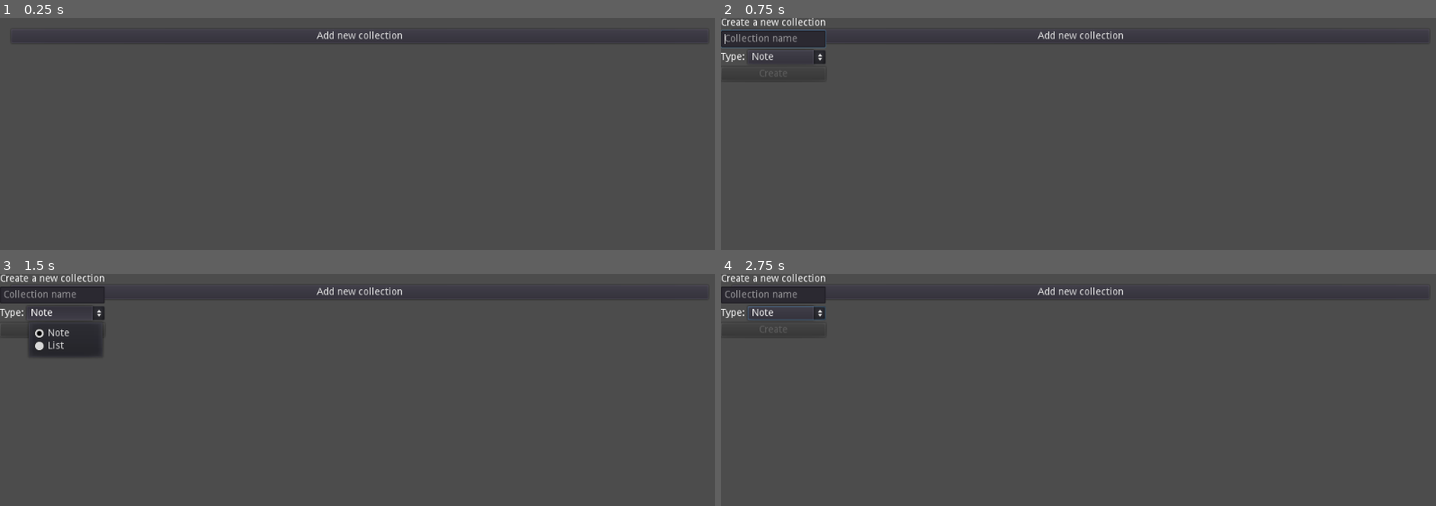
Above: before the commit, frames 1-4 (two rows, left to right).
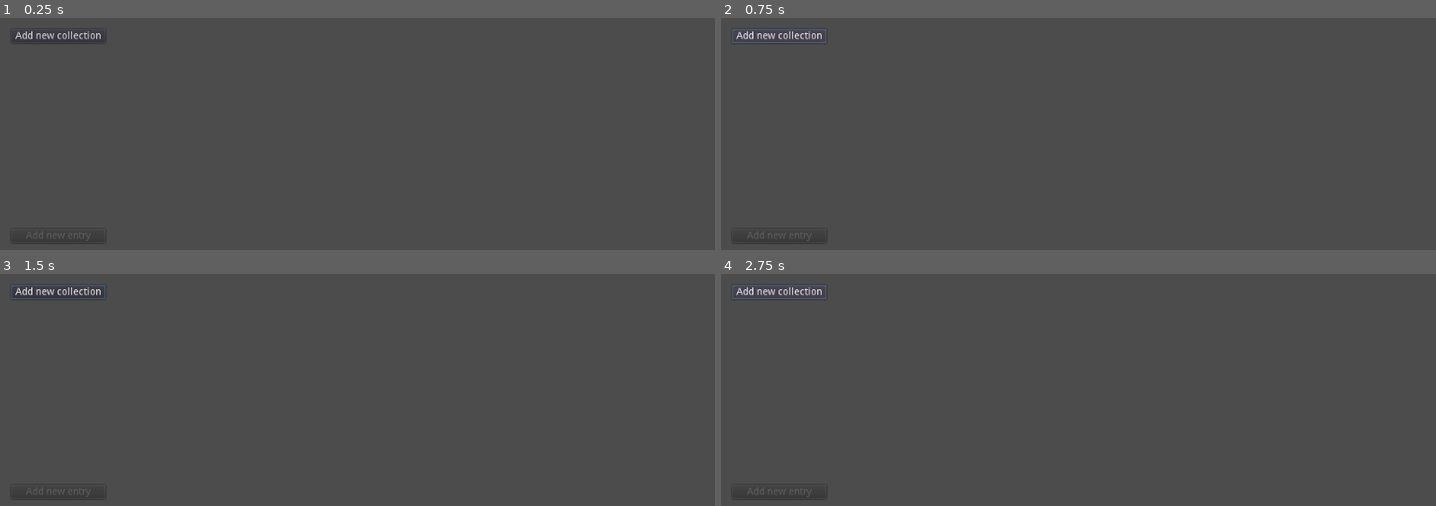
Above: after the commit, the same moments.

Repository: b7g/warm_bee
Game: Godot game, scene res://warm_bee.tscn
Two runs of this game, one before a commit and one after it. Both use one fixed random seed, a clock stepped at 60 frames per second and the inputs below.
Inputs (mouse positions are in pixels of both pictures, inside the frame that each line leads up to):
- Up to frame 1 (0.25 s): no input
- Up to frame 2 (0.75 s): click "Add new collection" at 0.5 s
- Up to frame 3 (1.5 s): click (64, 313) at 1.25 s, where only the run before the commit has a clickable "Note"
- Up to frame 4 (2.75 s): click "Add new collection" at 2 s

The runs differ from the first frame. In frame 1, 0.6% of the frame differs, in the area x 2-95%, y 5-11%; in frame 2, 2.0%; in frame 3, 3.1%, in the area x 0-95%, y 0-36%; in frame 4, 1.9%.

Commit message:
Rethinking the structure
- Entries have a type, not collections
- Created ui component entry_button
- little datatype/structure documentation in Structure singleton

Diff:
--- a/godot/dialog/add_collection.gd
+++ /dev/null
@@ -1,30 +0,0 @@
-extends Control
-
-var _main: Control
-
-onready var _txt_collection_name: LineEdit = $VC/LineEditName
-onready var _opt_collection_type: OptionButton = $VC/HC/OptionButtonType
-onready var _btn_create: Button = $VC/ButtonCreate
-
-
-func _ready() -> void:
-	for type_id in Structure.get_collection_types().size():
-		_opt_collection_type.add_item(Structure.get_collection_type_display_names()[type_id])
-	_txt_collection_name.grab_focus()
-
-
-func set_main_ref(main: Control) -> void:
-	_main = main
-
-
-func _on_LineEditName_text_changed(new_text: String) -> void:
-	_btn_create.disabled = new_text.empty()
-
-
-func _on_ButtonCreate_pressed() -> void:
-	var collection_name: String = _txt_collection_name.text
-	var collection_type: int = _opt_collection_type.selected
-	if collection_name.empty():
-		return
-	_main.create_collection(collection_name, collection_type)
-	queue_free()
--- /dev/null
+++ b/godot/dialog/add_entry.gd
@@ -0,0 +1,30 @@
+extends Control
+
+var _main: Control
+
+onready var _txt_entry_name: LineEdit = $VC/LineEditName
+onready var _opt_entry_type: OptionButton = $VC/HC/OptionButtonType
+onready var _btn_create: Button = $VC/ButtonCreate
+
+
+func _ready() -> void:
+	for type_id in Structure.get_entry_types().size():
+		_opt_entry_type.add_item(Structure.get_entry_type_display_names()[type_id])
+	_txt_entry_name.grab_focus()
+
+
+func set_main_ref(main: Control) -> void:
+	_main = main
+
+
+func _on_LineEditName_text_changed(new_text: String) -> void:
+	_btn_create.disabled = new_text.empty()
+
+
+func _on_ButtonCreate_pressed() -> void:
+	var entry_name: String = _txt_entry_name.text
+	var entry_type: int = _opt_entry_type.selected
+	if entry_name.empty():
+		return
+	_main.create_entry(entry_name, entry_type)
+	queue_free()
--- a/godot/dialog/add_collection.tscn
+++ b/godot/dialog/add_entry.tscn
@@ -1,8 +1,8 @@
 [gd_scene load_steps=2 format=2]
 
-[ext_resource path="res://dialog/add_collection.gd" type="Script" id=1]
+[ext_resource path="res://dialog/add_entry.gd" type="Script" id=1]
 
-[node name="AddCollectionDialog" type="Control"]
+[node name="AddEntryDialog" type="Control"]
 anchor_right = 1.0
 anchor_bottom = 1.0
 script = ExtResource( 1 )
@@ -12,19 +12,19 @@
 margin_bottom = 40.0
 
 [node name="LabelDescription" type="Label" parent="VC"]
-margin_right = 149.0
+margin_right = 119.0
 margin_bottom = 14.0
-text = "Create a new collection"
+text = "Create a new entry"
 
 [node name="LineEditName" type="LineEdit" parent="VC"]
 margin_top = 18.0
-margin_right = 149.0
+margin_right = 119.0
 margin_bottom = 42.0
-placeholder_text = "Collection name"
+placeholder_text = "Entry name"
 
 [node name="HC" type="HBoxContainer" parent="VC"]
 margin_top = 46.0
-margin_right = 149.0
+margin_right = 119.0
 margin_bottom = 66.0
 
 [node name="LabelType" type="Label" parent="VC/HC"]
@@ -35,13 +35,13 @@
 
 [node name="OptionButtonType" type="OptionButton" parent="VC/HC"]
 margin_left = 38.0
-margin_right = 149.0
+margin_right = 119.0
 margin_bottom = 20.0
 size_flags_horizontal = 3
 
 [node name="ButtonCreate" type="Button" parent="VC"]
 margin_top = 70.0
-margin_right = 149.0
+margin_right = 119.0
 margin_bottom = 90.0
 disabled = true
 text = "Create"
--- a/godot/singleton/structure.gd
+++ b/godot/singleton/structure.gd
@@ -1,13 +1,21 @@
 extends Node
 
-enum COLLECTION_TYPES { NOTE, LIST }
+#
+#	collections = []
+#	collection = { name: String, entries = [entry, ...] }
+#	entry (type note) = { name: String, type: int, text: String }
+#	entry (type list) = { name: String, type: int, content = [list_item, ...]}
+#	list_item = { text: String, is_urgent: bool, is_important: bool }
+#
 
-var _collection_names: Array = ["Note", "List"]
+enum ENTRY_TYPES { NOTE, LIST }
+
+const ENTRY_TYPE_NAMES: Array = ["Note", "List"]
 
 
-func get_collection_types() -> Dictionary:
-	return COLLECTION_TYPES.duplicate()
+func get_entry_types() -> Dictionary:
+	return ENTRY_TYPES.duplicate()
 
 
-func get_collection_type_display_names() -> Array:
-	return _collection_names.duplicate()
+func get_entry_type_display_names() -> Array:
+	return ENTRY_TYPE_NAMES.duplicate()
--- /dev/null
+++ b/godot/ui_component/entry_button.gd
@@ -0,0 +1,21 @@
+extends Button
+
+var _main: Control
+
+var _entry: Dictionary
+
+
+func _ready() -> void:
+	text = _entry["name"]
+
+
+func set_main_ref(main: Control) -> void:
+	_main = main
+
+
+func set_entry(entry: Dictionary) -> void:
+	_entry = entry
+
+
+func _on_EntryButton_pressed() -> void:
+	_main.display_entry_content(_entry["id"])
--- /dev/null
+++ b/godot/ui_component/entry_button.tscn
@@ -0,0 +1,10 @@
+[gd_scene load_steps=2 format=2]
+
+[ext_resource path="res://ui_component/entry_button.gd" type="Script" id=1]
+
+[node name="EntryButton" type="Button"]
+anchor_right = 1.0
+anchor_bottom = 1.0
+script = ExtResource( 1 )
+
+[connection signal="pressed" from="." to="." method="_on_EntryButton_pressed"]
--- a/godot/warm_bee.gd
+++ b/godot/warm_bee.gd
@@ -2,21 +2,29 @@
 
 
 var _collections: Array = []
+var _selected_collection_index: int
 
-var _dialog_add_collection_res: Resource = preload("res://dialog/add_collection.tscn")
+var _dialog_add_entry_res: Resource = preload("res://dialog/add_entry.tscn")
 var _ui_collection_button_res: Resource = preload("res://ui_component/collection_button.tscn")
+var _ui_entry_button_res: Resource = preload("res://ui_component/entry_button.tscn")
 
-onready var _collection_list: VBoxContainer = $MC/VC/SC/VCCollectionList
+onready var _collection_list: VBoxContainer = $MC/HC/VC/SCCollections/VC
+onready var _entry_list: VBoxContainer = $MC/HC/VC/SCEntries/VC
 
 
-func create_collection(c_name: String, type: int) -> void:
-	var new_collection: Dictionary = {
-		"name": c_name,
-		"type": type,
-		"content": []
-	}
-	_collections.push_back(new_collection)
-	_display_collections()
+func create_entry(e_name: String, type: int) -> void:
+	var new_entry: Dictionary
+	if type == Structure.ENTRY_TYPES.NOTE:
+		new_entry = { "name": e_name, "type": type, "text": "" }
+	elif type == Structure.ENTRY_TYPES.LIST:
+		new_entry = { "name": e_name, "type": type, "content": [] }
+	var selected_collection: Dictionary = _collections[_selected_collection_index]
+	selected_collection["entries"].push_back(new_entry)
+	_display_entries(selected_collection)
+
+
+func display_entry_content(entry_id: int) -> void:
+	pass
 
 
 func _display_collections() -> void:
@@ -28,7 +36,21 @@
 		_collection_list.add_child(collection_button)
 
 
+func _display_entries(collection: Dictionary) -> void:
+	for child in _entry_list.get_children():
+		child.queue_free()
+	for entry in collection["entries"]:
+		var entry_button: Control = _ui_entry_button_res.instance()
+		entry_button.set_main_ref(self)
+		entry_button.set_entry(entry)
+		_entry_list.add_child(entry_button)
+
+
 func _on_ButtonAddCollection_pressed() -> void:
-	var dialog_add_collection: Control = _dialog_add_collection_res.instance()
-	dialog_add_collection.set_main_ref(self)
-	add_child(dialog_add_collection)
+	pass
+
+
+func _on_ButtonAddEntry_pressed() -> void:
+	var dialog_add_entry: Control = _dialog_add_entry_res.instance()
+	dialog_add_entry.set_main_ref(self)
+	add_child(dialog_add_entry)
--- a/godot/warm_bee.tscn
+++ b/godot/warm_bee.tscn
@@ -15,25 +15,47 @@
 custom_constants/margin_left = 16
 custom_constants/margin_bottom = 16
 
-[node name="VC" type="VBoxContainer" parent="MC"]
+[node name="HC" type="HBoxContainer" parent="MC"]
 margin_left = 16.0
 margin_top = 16.0
 margin_right = 1008.0
 margin_bottom = 584.0
 
-[node name="ButtonAddCollection" type="Button" parent="MC/VC"]
-margin_right = 992.0
+[node name="VC" type="VBoxContainer" parent="MC/HC"]
+margin_right = 134.0
+margin_bottom = 568.0
+
+[node name="ButtonAddCollection" type="Button" parent="MC/HC/VC"]
+margin_right = 134.0
 margin_bottom = 20.0
 text = "Add new collection"
 
-[node name="SC" type="ScrollContainer" parent="MC/VC"]
+[node name="SCCollections" type="ScrollContainer" parent="MC/HC/VC"]
 margin_top = 24.0
-margin_right = 992.0
+margin_right = 134.0
+margin_bottom = 282.0
+size_flags_vertical = 3
+
+[node name="VC" type="VBoxContainer" parent="MC/HC/VC/SCCollections"]
+margin_right = 134.0
+size_flags_horizontal = 3
+
+[node name="ButtonAddEntry" type="Button" parent="MC/HC/VC"]
+margin_top = 286.0
+margin_right = 134.0
+margin_bottom = 306.0
+disabled = true
+text = "Add new entry"
+
+[node name="SCEntries" type="ScrollContainer" parent="MC/HC/VC"]
+margin_top = 310.0
+margin_right = 134.0
 margin_bottom = 568.0
 size_flags_vertical = 3
 
-[node name="VCCollectionList" type="VBoxContainer" parent="MC/VC/SC"]
-margin_right = 992.0
+[node name="VC" type="VBoxContainer" parent="MC/HC/VC/SCEntries"]
+margin_right = 134.0
 size_flags_horizontal = 3
 
-[connection signal="pressed" from="MC/VC/ButtonAddCollection" to="." method="_on_ButtonAddCollection_pressed"]
+[connection signal="pressed" from="MC/HC/VC/ButtonAddCollection" to="." method="_on_ButtonAddCollection_pressed"]
+[connection signal="pressed" from="MC/HC/VC/ButtonAddEntry" to="." method="_on_ButtonAddEntry_pressed"]
